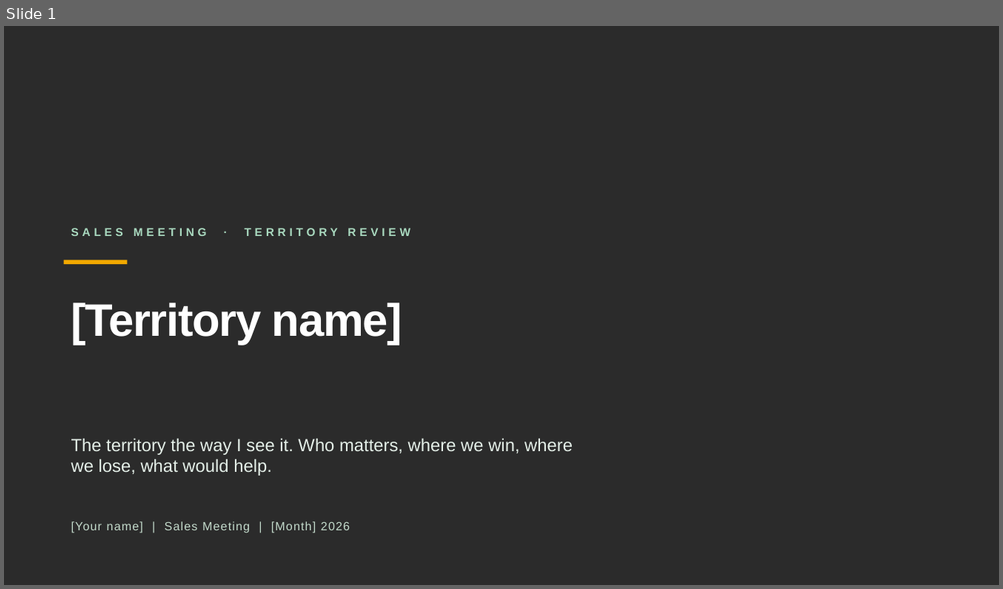
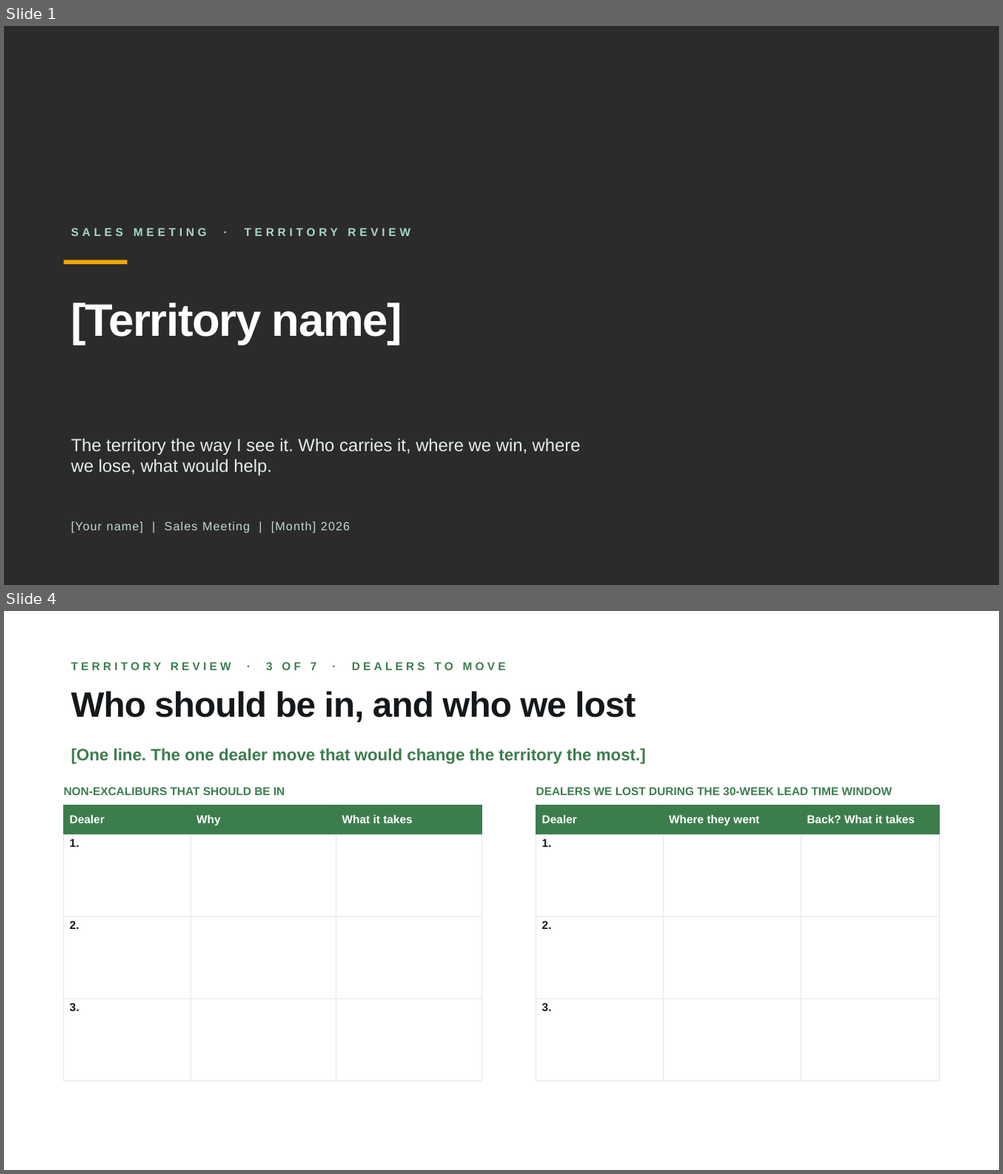
Before and after one commit to guralsnj/git_test, a slide deck: decks/territory-review/Territory Review Template - RSM.pptx. Shown one above the other, each under a label of ours: slide 1 before the commit, slides 1 and 4 after it; the slides between them are not shown. The pictures are 1003x589 and 1003x1174 pixels, drawn with LibreOffice and Linux fonts; fonts in the diff are those of the drawing; background and template pictures are left out; a plain dark background stands for a picture behind light text. Boxes give left, top, right and bottom in pixels: in the first picture for what was removed or moved away, otherwise in the second. Text is boxed around its words. In the diff, an @@ line names an element or a change of style, - is before the commit and + after.

```diff
--- a/decks/territory-review/Territory Review Template - RSM.pptx
+++ b/decks/territory-review/Territory Review Template - RSM.pptx
@@ slide 4 added at <box>4,611,999,1170</box>, background #FFFFFF @@
@@ text added at <box>71,662,506,670</box>, 11 pt, text #3C7D4D, bold @@
+TERRITORY REVIEW · 3 OF 7 · DEALERS TO MOVE
@@ title added at <box>71,691,635,723</box>, 34 pt, text #15181A, bold @@
+Who should be in, and who we lost
@@ text added at <box>71,748,646,764</box>, 16 pt, text #3C7D4D, bold @@
+[One line. The one dealer move that would change the territory the most.]
@@ text added at <box>64,787,284,795</box>, 11 pt, text #3C7D4D, bold @@
+NON-EXCALIBURS THAT SHOULD BE IN
@@ text added at <box>536,787,892,795</box>, 11 pt, text #3C7D4D, bold @@
+DEALERS WE LOST DURING THE 30-WEEK LEAD TIME WINDOW
@@ table added at <box>64,805,481,1081</box>, 4 rows, 3 columns @@
+Dealer | Why | What it takes
+1. |  | 
+2. |  | 
+3. |  | 
@@ table added at <box>536,805,939,1081</box>, 4 rows, 3 columns @@
+Dealer | Where they went | Back? What it takes
+1. |  | 
+2. |  | 
+3. |  | 
@@ slide 1 changed as well @@
@@ text at <box>71,438,580,476</box>: text changed @@
-The territory the way I see it. Who matters, where we win, where we lose, what would help.
+The territory the way I see it. Who carries it, where we win, where we lose, what would help.
```
Also in this commit, not shown: 5 other slides changed, 1 other slide added, 1 slide removed, 5 other files.
